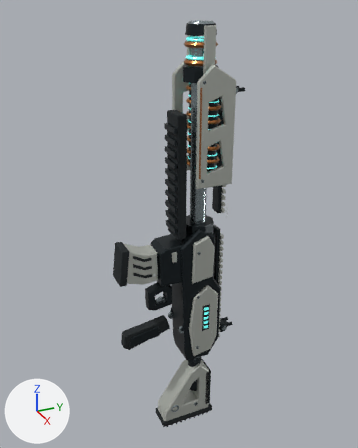
The glTF model app/public/squad/weapons/plasma.glb: old version first, new version second.
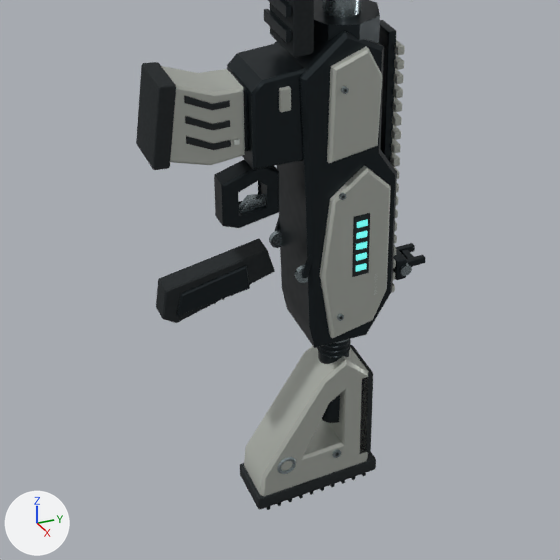
Each version is shown whole from a camera (50 mm lens) standing at (0.642, -0.285, 0.385) and looking at (-0.016, 0.011, 0.056), then close up on the part from 16% to 80% of the width and 48% to 100% of the height. The lights are fixed; the arrows at lower left show +X, +Y and +Z. The last two pictures show the newer version. Where no turn or scale is listed for an object, it has been applied to the vertices. Vertices at exactly the same position are counted once.

Objects in the first close-up: '01_Cerakote.004', '01_Cerakote.005', '01_Cerakote.006', '02_Graphite.006', '02_Graphite.008', '03_Titanium.006', '04_Elastomer.006', '04_Elastomer.007', '04_Elastomer.008' and 3 more.
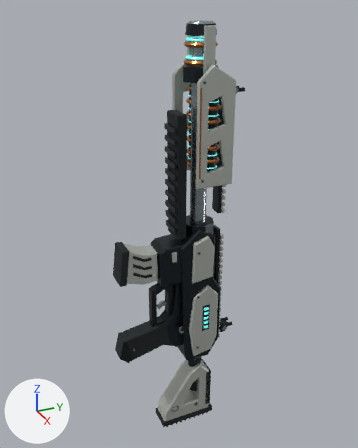
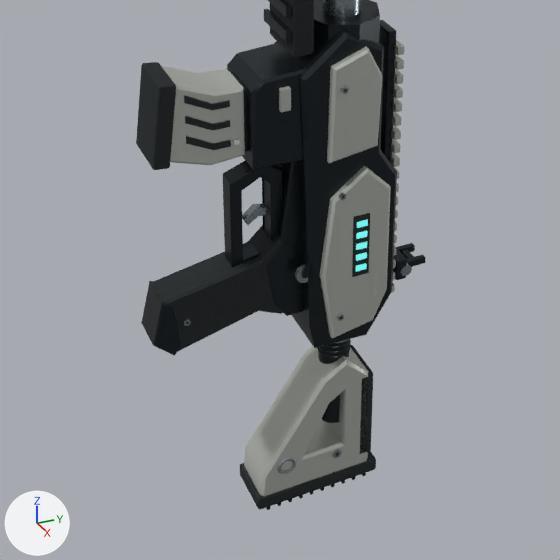
Location of each change, [x1, y1, x2, y2] in pixels of the close-ups (560 x 560 px):
'02_Graphite.006', reshaped
    before: [177, 0, 426, 348]
    after: [141, 0, 426, 356]
'04_Elastomer.006', reshaped
    before: [156, 0, 370, 323]
    after: [152, 0, 370, 351]
part 1 of me_02_graphite_006, rebuilt (9% narrower, 53% taller)
    before: [214, 159, 279, 228]
    after: [223, 161, 282, 267]
part 2 of me_02_graphite_006, added
    after: [266, 161, 303, 316]
part 3 of me_02_graphite_006, added
    after: [141, 281, 182, 356]
part 4 of me_02_graphite_006, deleted
    before: [177, 265, 250, 316]
part 5 of me_02_graphite_006, surface changed
    both: [242, 11, 361, 348]
part 6 of me_04_elastomer_006, added
    after: [152, 225, 284, 351]
part 7 of me_04_elastomer_006, deleted
    before: [156, 238, 275, 323]

What changed in the scene script:
```text
Change me_02_graphite_006:
    used by ob_02_graphite_006; location = (0.0, 0.0, 0.0)
    remove me_02_graphite_006.from_pydata(...)  # 1474 vertices, 2828 faces; spans x -0.034..0.034, y -0.086..0.105, z -0.187..0.353
    add me_02_graphite_006.from_pydata(...)  # 1522 vertices, 2916 faces; spans x -0.034..0.034, y -0.107..0.105, z -0.187..0.353
    me_02_graphite_006 part 1: the loose piece of 44 vertices spanning x -0.008..0.008, y -0.053..-0.011, z -0.08..-0.034 is rebuilt with 44 vertices and now spans x -0.007..0.007, y -0.047..-0.009, z -0.12..-0.034
    me_02_graphite_006 part 2: a new loose piece of 28 vertices spanning x -0.014..0.014, y -0.025..0.016, z -0.159..-0.032, in mat_plasma_02_graphite
    me_02_graphite_006 part 3: a new loose piece of 20 vertices spanning x -0.014..0.014, y -0.107..-0.086, z -0.166..-0.119, in mat_plasma_02_graphite
    me_02_graphite_006 part 4: the loose piece of 16 vertices spanning x -0.002..0.001, y -0.086..-0.031, z -0.144..-0.117 is deleted
    me_02_graphite_006 part 5: 1463 kept faces spanning x -0.034..0.034, y -0.036..0.105, z -0.187..0.353 get new texture (UV) coordinates
    other edits to the shape of me_02_graphite_006 do not show in these pictures
Change me_04_elastomer_006:
    used by ob_04_elastomer_006; location = (0.0, 0.0, 0.0)
    remove me_04_elastomer_006.from_pydata(...)  # 1318 vertices, 2504 faces; spans x -0.046..0.046, y -0.095..0.049, z -0.157..0.354
    add me_04_elastomer_006.from_pydata(...)  # 1334 vertices, 2536 faces; spans x -0.046..0.046, y -0.105..0.049, z -0.165..0.354
    me_04_elastomer_006 part 6: a new loose piece of 36 vertices spanning x -0.014..0.013, y -0.105..0.014, z -0.165..-0.092, in mat_plasma_04_elastomer
    me_04_elastomer_006 part 7: 20 vertices removed from x -0.017..0.0, y -0.095..-0.011, z -0.151..-0.109
    other edits to the shape of me_04_elastomer_006 do not show in these pictures
```
